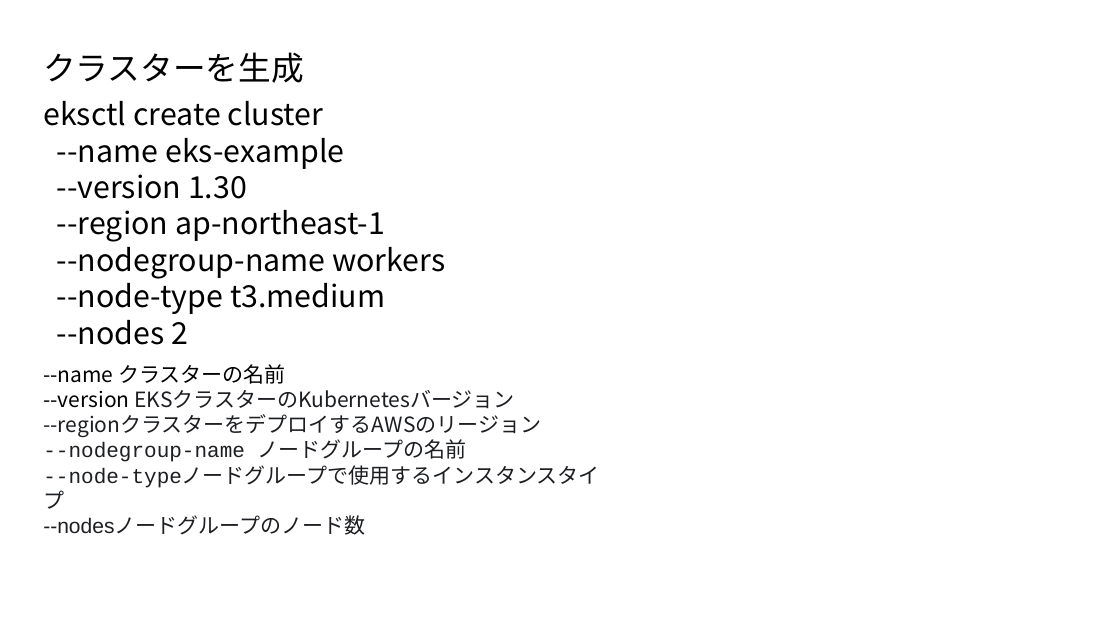
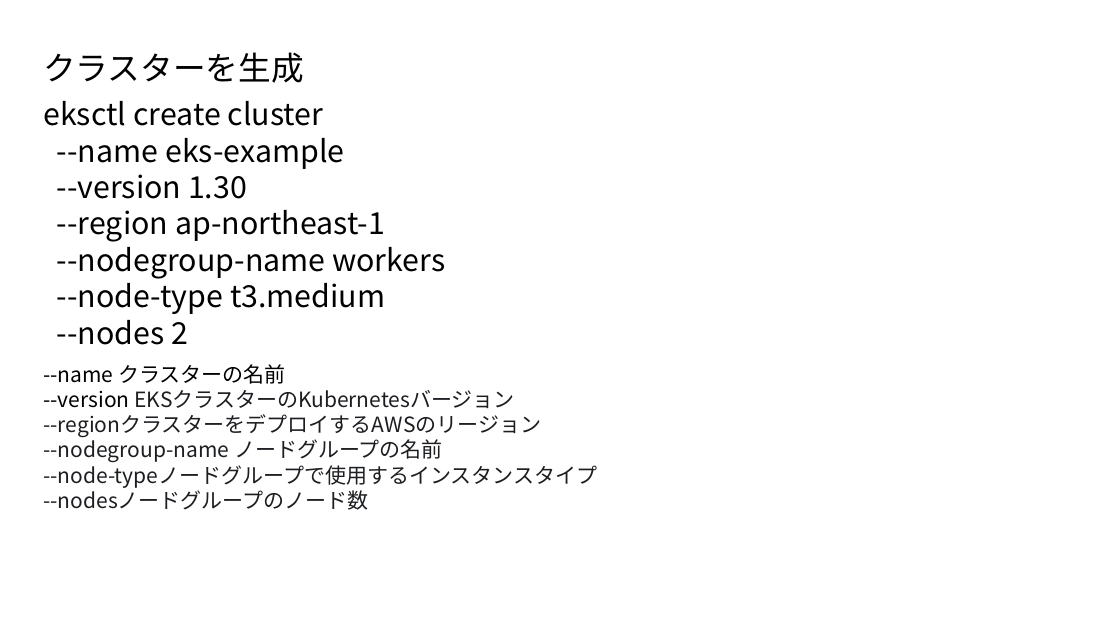
Before and after one commit to TokushigeJunya/test, a slide deck: slide 3 of AmazonEKS入門.pptx. Drawn at 1120x630 pixels with LibreOffice and Linux fonts; fonts in the diff are those of the drawing. Boxes give left, top, right and bottom in pixels: in the first picture for what was removed or moved away, otherwise in the second. Text is boxed around its words. In the diff, an @@ line names an element or a change of style, - is before the commit and + after.

```diff
--- a/AmazonEKS入門.pptx
+++ b/AmazonEKS入門.pptx
@@ text "--name クラスターの名前 --version EKSクラスターのKubernetesバージョン --regionク ..." at (x1=43, y1=364, x2=597, y2=510): font Courier New to Noto Sans CJK JP in "--nodegroup-name ノードグループの名前 --node-typeノードグループで使用するインスタンスタイプ"; font Arial to Noto Sans CJK JP in "--node-typeノードグループで使用するインスタンスタイプ --nodesノードグループのノード数" @@
```
Also in this commit, not shown: 14 slides added, 16 slides removed.
